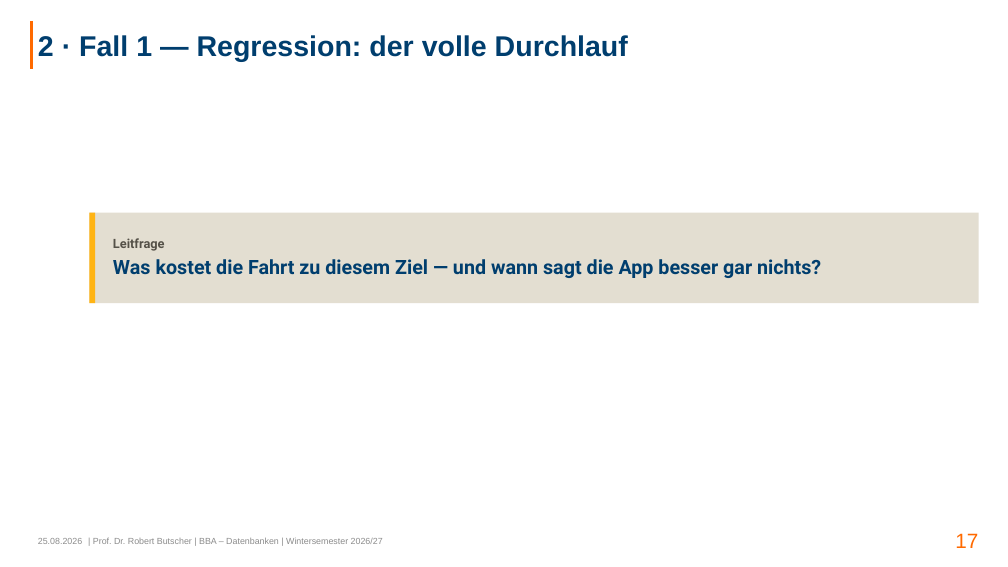
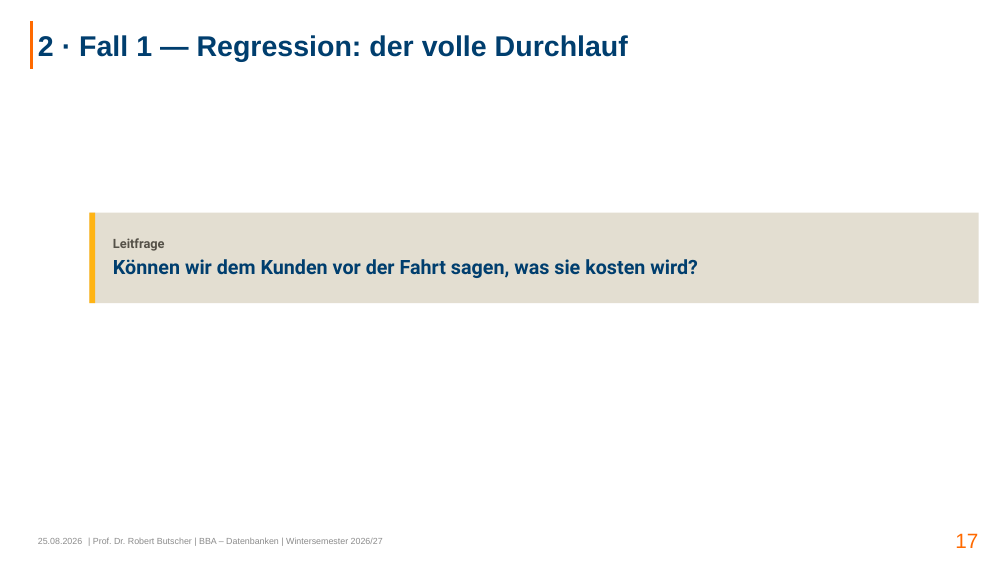
Before and after one commit to swrobuts/velocity-fallstudie, a slide deck: slide 17 of slides/velocity-crispdm.pptx. Drawn at 1008x567 pixels with LibreOffice and Linux fonts; fonts in the diff are those of the drawing. Boxes give left, top, right and bottom in pixels: in the first picture for what was removed or moved away, otherwise in the second. Text is boxed around its words. In the diff, an @@ line names an element or a change of style, - is before the commit and + after.

```diff
--- a/slides/velocity-crispdm.pptx
+++ b/slides/velocity-crispdm.pptx
@@ text at box(113, 259, 698, 278): text changed @@
-Was kostet die Fahrt zu diesem Ziel — und wann sagt die App besser gar nichts?
+Können wir dem Kunden vor der Fahrt sagen, was sie kosten wird?
```
Also in this commit, not shown: 11 other slides changed, 23 slides added, 91 slides removed, 2 other files.
